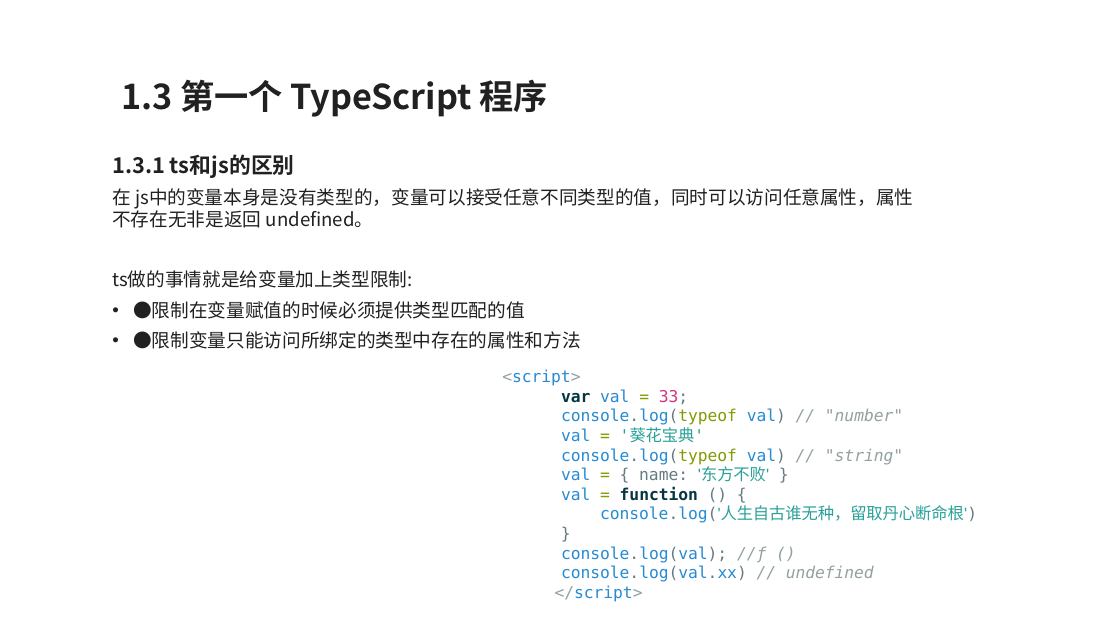
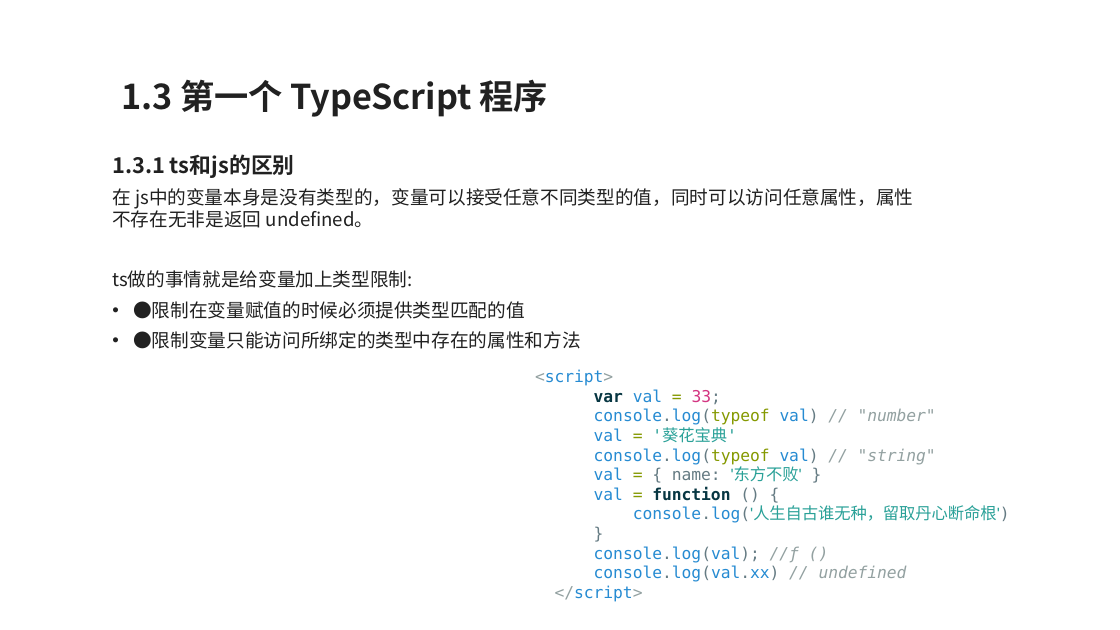
Before and after one commit to zouyujie/vue3_book_codes, a slide deck: slide 9 of Vue3+TypeScript开发指南.pptx. Drawn at 1120x630 pixels with LibreOffice and Linux fonts; fonts in the diff are those of the drawing. Boxes give left, top, right and bottom in pixels: in the first picture for what was removed or moved away, otherwise in the second. Text is boxed around its words. In the diff, an @@ line names an element or a change of style, - is before the commit and + after.

```diff
--- a/Vue3+TypeScript开发指南.pptx
+++ b/Vue3+TypeScript开发指南.pptx
@@ text at (535,369,1010,602): text changed @@
-<script> var val = 33; console.log(typeof val) // "number" val = '葵花宝典' console.log(typeof val) // "string" val = { name: '东方不败' } val = function () { console.log('人生自古谁无种，留取丹心断命根') } console.log(val); //ƒ () console.log(val.xx) // undefined </script>
+<script>
+var val = 33;
+console.log(typeof val) // "number"
+val = '葵花宝典'
+console.log(typeof val) // "string"
+val = { name: '东方不败' }
+val = function () {
+console.log('人生自古谁无种，留取丹心断命根')
+}
+console.log(val); //ƒ ()
+console.log(val.xx) // undefined
+</script>
```
Also in this commit, not shown: 4 other slides changed, 22 slides added.
